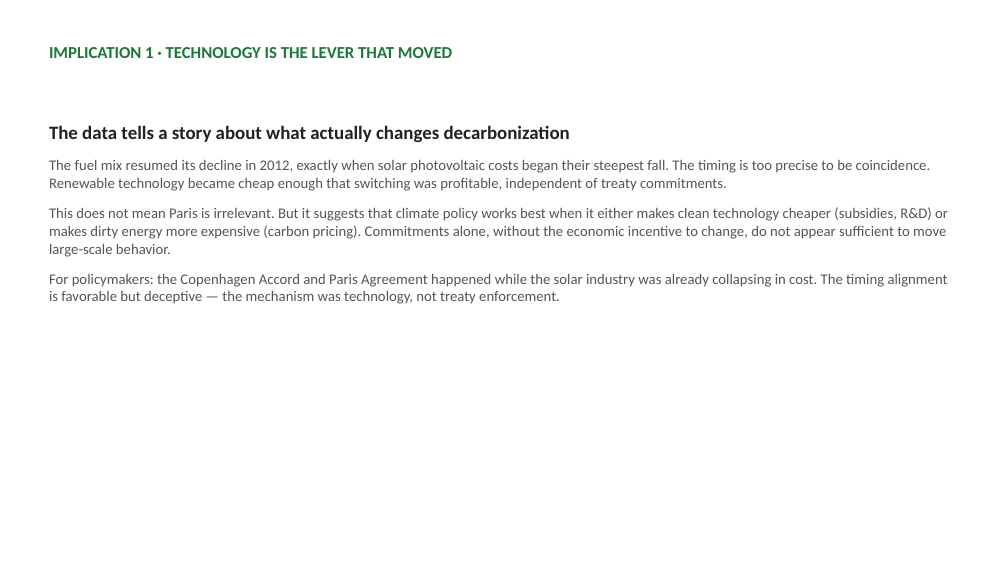
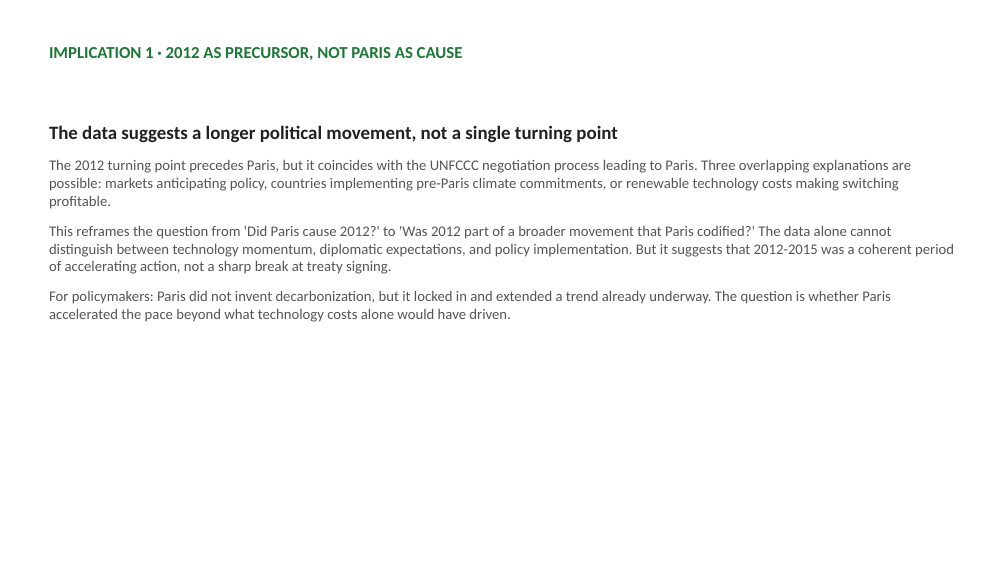
Before and after one commit to cwejnert/HDI-Happiness, a slide deck: slide 15 of carbon_breakpoints_takeaway_figures/paris_at_ten_narrative_deck.pptx. Drawn at 1008x567 pixels with LibreOffice and Linux fonts; fonts in the diff are those of the drawing. Boxes give left, top, right and bottom in pixels: in the first picture for what was removed or moved away, otherwise in the second. Text is boxed around its words. In the diff, an @@ line names an element or a change of style, - is before the commit and + after.

```diff
--- a/carbon_breakpoints_takeaway_figures/paris_at_ten_narrative_deck.pptx
+++ b/carbon_breakpoints_takeaway_figures/paris_at_ten_narrative_deck.pptx
@@ text at <box>49,47,463,60</box>: text changed @@
-IMPLICATION 1 · TECHNOLOGY IS THE LEVER THAT MOVED
+IMPLICATION 1 · 2012 AS PRECURSOR, NOT PARIS AS CAUSE
@@ text at <box>49,125,954,322</box>: text changed @@
-The data tells a story about what actually changes decarbonization
-The fuel mix resumed its decline in 2012, exactly when solar photovoltaic costs began their steepest fall. The timing is too precise to be coincidence. Renewable technology became cheap enough that switching was profitable, independent of treaty commitments.
-This does not mean Paris is irrelevant. But it suggests that climate policy works best when it either makes clean technology cheaper (subsidies, R&D) or makes dirty energy more expensive (carbon pricing). Commitments alone, without the economic incentive to change, do not appear sufficient to move large-scale behavior.
-For policymakers: the Copenhagen Accord and Paris Agreement happened while the solar industry was already collapsing in cost. The timing alignment is favorable but deceptive — the mechanism was technology, not treaty enforcement.
+The data suggests a longer political movement, not a single turning point
+The 2012 turning point precedes Paris, but it coincides with the UNFCCC negotiation process leading to Paris. Three overlapping explanations are possible: markets anticipating policy, countries implementing pre-Paris climate commitments, or renewable technology costs making switching profitable.
+This reframes the question from 'Did Paris cause 2012?' to 'Was 2012 part of a broader movement that Paris codified?' The data alone cannot distinguish between technology momentum, diplomatic expectations, and policy implementation. But it suggests that 2012-2015 was a coherent period of accelerating action, not a sharp break at treaty signing.
+For policymakers: Paris did not invent decarbonization, but it locked in and extended a trend already underway. The question is whether Paris accelerated the pace beyond what technology costs alone would have driven.
```
Also in this commit, not shown: 3 other slides changed, 2 other files.
